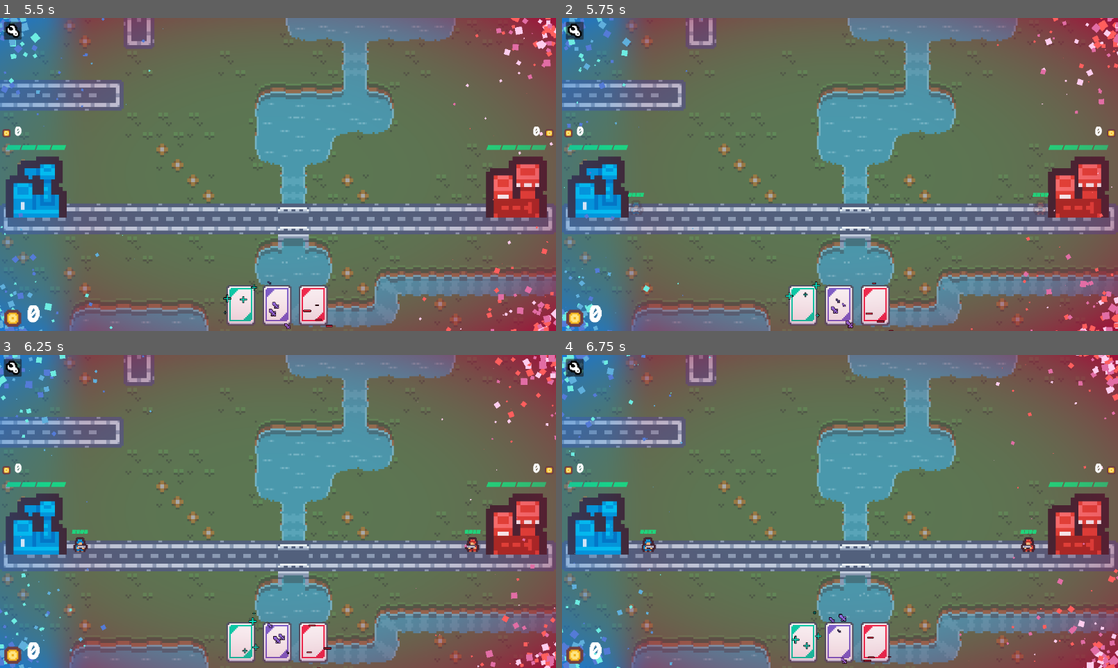
Above: before the commit, frames 1-4 (two rows, left to right).
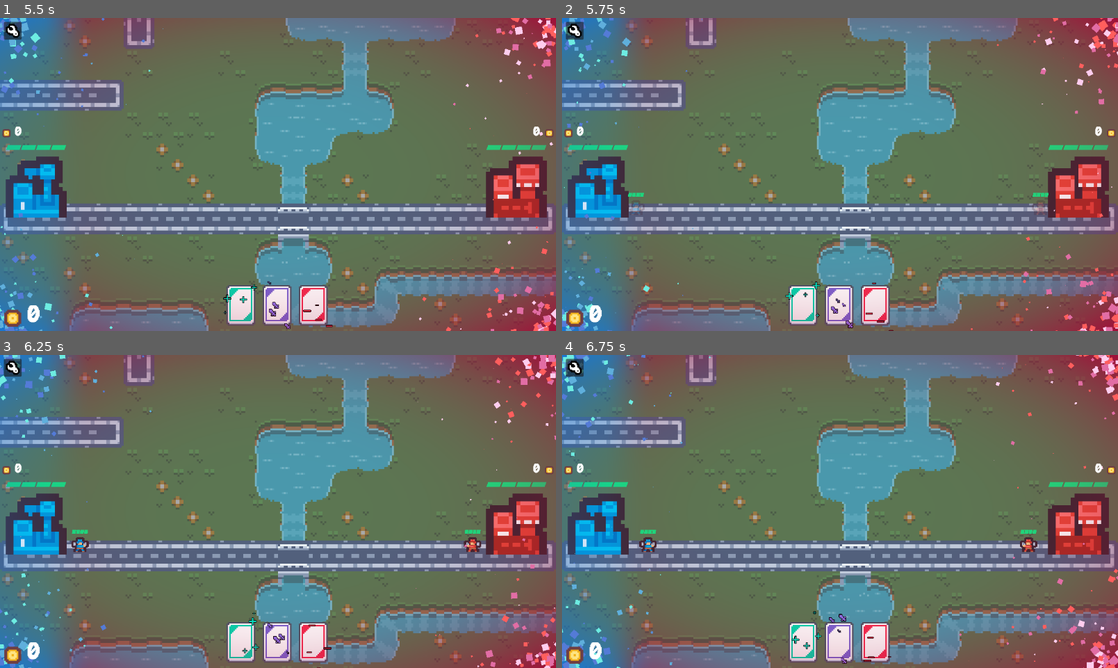
Above: after the commit, the same moments.

Repository: SpencerTWilson/WinterMelonJam
Game: Godot game, scene res://Scenes/Menus/single_player_title_screen.tscn
Same seed, same stepped clock (60 frames per second), same inputs: the game is played once before the commit and once after it.
Inputs (mouse positions are in pixels of both pictures, inside the frame that each line leads up to):
- Up to frame 1 (5.5 s): click "Start" at 0.5 s; drag from (261, 305) to (333, 105) at 1.27 s; drag from (261, 293) to (250, 237) at 2.02 s; move the mouse to (311, 299) at 2.77 s; click (311, 299) at 2.85 s; drag from (144, 133) to (278, 305) at 3.52 s; drag from (411, 133) to (311, 305) at 4.27 s; drag from (133, 318) to (194, 96) at 5.02 s
- Up to frame 2 (5.75 s): no input
- Up to frame 3 (6.25 s): move the mouse to (305, 511) at 5.77 s; click (305, 511) at 5.85 s
- Up to frame 4 (6.75 s): drag from (756, 433) to (728, 527) at 6.52 s

Frame 1 is identical in both runs. In frame 2, less than 0.1% of the frame differs, in the area x 12-88%, y 59-63%; in frame 3, 0.1%, in the area x 12-87%, y 59-64%; in frame 4, 0.1%.

Commit message:
ranged dudes

Diff:
--- a/Scenes/Game/Cards/card_slot_hand.gd
+++ b/Scenes/Game/Cards/card_slot_hand.gd
@@ -6,7 +6,7 @@
 	var card_spaced = (cards.find(card) - (cards.size() as float / 2) + 0.5) * hand_spacing
 	return global_position + Vector2(card_spaced, 0)
 
-func _select(card: Card, from_deck: bool = false):
+func _select(card: Card, _from_deck: bool = false):
 	if card.global_position.x < global_position.x:
 		cards.insert(0, card)
 	else:
--- a/Scenes/Game/Units/melee_soldier.gd
+++ b/Scenes/Game/Units/melee_soldier.gd
@@ -1,12 +1,17 @@
 extends Unit
 
 @export var attack_sounds: Array
-@export var death_sounds: Array
 
 var collider
 
 func _physics_process(delta: float) -> void:
-	super._physics_process(delta)
+	#movement
+	if !blue_team: movement.x = -movement_speed
+	else: movement.x = movement_speed
+	movement.x *= delta
+
+	#We save the collision into a var so any unit that needs that info can have it
+	collision = move_and_collide(movement)
 
 	if collision != null:
 		collider = collision.get_collider()
@@ -23,7 +28,3 @@
 				attack_timer.start()
 				if collider._damage(attack_dmg):
 					AudioManager._play_random_clip(attack_sounds, "SFX")
-
-func _on_death():
-	super._on_death()
-	AudioManager._play_random_clip(death_sounds, "SFX")
--- a/Scenes/Game/Units/melee_soldier.tscn
+++ b/Scenes/Game/Units/melee_soldier.tscn
@@ -2,16 +2,16 @@
 
 [ext_resource type="Script" path="res://Scenes/Game/Units/melee_soldier.gd" id="1_yur8y"]
 [ext_resource type="AudioStream" uid="uid://c3w4boppurjjp" path="res://Assets/Audio/SFX/Audio/footstep_carpet_000.ogg" id="2_lwqt2"]
-[ext_resource type="Texture2D" uid="uid://f2hk5jgaa7x6" path="res://Assets/Sprites/KennyBattleTiles/tile_0106.png" id="2_xxdtv"]
 [ext_resource type="Shader" path="res://Scenes/Game/Buildings/Bar.gdshader" id="3_aoyc3"]
 [ext_resource type="AudioStream" uid="uid://cdh7yxh20eslx" path="res://Assets/Audio/SFX/Audio/footstep_carpet_003.ogg" id="3_i2yjs"]
 [ext_resource type="AudioStream" uid="uid://bdg2018esrg62" path="res://Assets/Audio/SFX/Audio/footstep_carpet_004.ogg" id="4_ocule"]
 [ext_resource type="AudioStream" uid="uid://mwvkt77ngudq" path="res://Assets/Audio/SFX/Units/grunt1.ogg" id="5_32oi6"]
 [ext_resource type="AudioStream" uid="uid://c6lx77egcw5ho" path="res://Assets/Audio/SFX/Units/grunt2.ogg" id="6_kw75c"]
 [ext_resource type="AudioStream" uid="uid://bcrigci8sivtu" path="res://Assets/Audio/SFX/Units/grunt3.ogg" id="7_vgoik"]
+[ext_resource type="Texture2D" uid="uid://6o6i1g0hs4ts" path="res://Assets/Sprites/KennyBattleTiles/tile_0107.png" id="8_dtdvm"]
 [ext_resource type="Script" path="res://Scenes/Game/team_sprite.gd" id="9_8gqfb"]
-[ext_resource type="Texture2D" uid="uid://dm8ltoo2o3i3o" path="res://Assets/Sprites/KennyBattleTiles/tile_0142.png" id="10_djb6k"]
-[ext_resource type="Texture2D" uid="uid://bc3ntjou8hb8e" path="res://Assets/Sprites/KennyBattleTiles/tile_0160.png" id="11_oudfw"]
+[ext_resource type="Texture2D" uid="uid://cau3yixo0oc18" path="res://Assets/Sprites/KennyBattleTiles/tile_0143.png" id="10_72qmu"]
+[ext_resource type="Texture2D" uid="uid://b1fcjor51wlpx" path="res://Assets/Sprites/KennyBattleTiles/tile_0161.png" id="11_c5tdt"]
 [ext_resource type="PackedScene" uid="uid://ciuqyxwd65pp8" path="res://Scenes/Game/Cards/CardSlot.tscn" id="13_qroad"]
 [ext_resource type="Script" path="res://Scenes/Game/Units/card_effects_manager.gd" id="14_iwf72"]
 
@@ -66,10 +66,10 @@
 [node name="Sprite" type="Sprite2D" parent="."]
 position = Vector2(0, -17.33)
 scale = Vector2(2.25, 2.20875)
-texture = ExtResource("2_xxdtv")
+texture = ExtResource("8_dtdvm")
 script = ExtResource("9_8gqfb")
-blue_team_texture = ExtResource("10_djb6k")
-red_team_texture = ExtResource("11_oudfw")
+blue_team_texture = ExtResource("10_72qmu")
+red_team_texture = ExtResource("11_c5tdt")
 
 [node name="CollisionShape2D" type="CollisionShape2D" parent="."]
 position = Vector2(0, -17.33)
--- /dev/null
+++ b/Scenes/Game/Units/ranged_soldier.gd
@@ -0,0 +1,34 @@
+extends Unit
+
+@export var attack_sounds: Array
+
+var collider
+
+func _ready() -> void:
+	super._ready()
+	if !blue_team:
+		$RayCast2D.set_collision_mask_value(1, true)
+		$RayCast2D.set_collision_mask_value(2, false)
+
+func _physics_process(delta: float) -> void:
+	#movement
+	if !$RayCast2D.is_colliding():
+		if !blue_team: movement.x = -movement_speed
+		else: movement.x = movement_speed
+		movement.x *= delta
+		move_and_collide(movement)
+	else:
+		collider = $RayCast2D.get_collider()
+		#If we collided with an opposing team obj
+		if collider != null and collider is TeamObj: #and !dead:
+			if collider.blue_team != blue_team:
+				#make sure we haven't died too long ago A little leinency is here cause otherwise physics engine favors blue
+				if death_anim_timer != null:
+					if death_anim_timer.time_left <= 0.49:
+						return
+
+				#If our attack isn't on cooldown
+				if attack_timer.time_left == 0:
+					attack_timer.start()
+					if collider._damage(attack_dmg):
+						AudioManager._play_random_clip(attack_sounds, "SFX")
--- /dev/null
+++ b/Scenes/Game/Units/ranged_soldier.tscn
@@ -0,0 +1,99 @@
+[gd_scene load_steps=23 format=3 uid="uid://01ui26hch63g"]
+
+[ext_resource type="Script" path="res://Scenes/Game/Units/ranged_soldier.gd" id="1_tsvah"]
+[ext_resource type="AudioStream" uid="uid://p2b0gojb4iep" path="res://Assets/Audio/SFX/Audio/impactTin_medium_000.ogg" id="2_iia02"]
+[ext_resource type="AudioStream" uid="uid://dgfrarf4d1yt" path="res://Assets/Audio/SFX/Audio/impactTin_medium_002.ogg" id="3_lbwwh"]
+[ext_resource type="AudioStream" uid="uid://bn5isj4n3a3ux" path="res://Assets/Audio/SFX/Audio/impactTin_medium_004.ogg" id="4_svjbp"]
+[ext_resource type="AudioStream" uid="uid://mwvkt77ngudq" path="res://Assets/Audio/SFX/Units/grunt1.ogg" id="5_5nskl"]
+[ext_resource type="AudioStream" uid="uid://c6lx77egcw5ho" path="res://Assets/Audio/SFX/Units/grunt2.ogg" id="6_e66hu"]
+[ext_resource type="AudioStream" uid="uid://bcrigci8sivtu" path="res://Assets/Audio/SFX/Units/grunt3.ogg" id="7_3yym8"]
+[ext_resource type="Texture2D" uid="uid://f2hk5jgaa7x6" path="res://Assets/Sprites/KennyBattleTiles/tile_0106.png" id="8_y04vn"]
+[ext_resource type="Script" path="res://Scenes/Game/team_sprite.gd" id="9_g6api"]
+[ext_resource type="Texture2D" uid="uid://dm8ltoo2o3i3o" path="res://Assets/Sprites/KennyBattleTiles/tile_0142.png" id="10_fq51b"]
+[ext_resource type="Texture2D" uid="uid://bc3ntjou8hb8e" path="res://Assets/Sprites/KennyBattleTiles/tile_0160.png" id="11_tdmy4"]
+[ext_resource type="Shader" path="res://Scenes/Game/Buildings/Bar.gdshader" id="12_5bean"]
+[ext_resource type="PackedScene" uid="uid://ciuqyxwd65pp8" path="res://Scenes/Game/Cards/CardSlot.tscn" id="13_ncmo3"]
+[ext_resource type="Script" path="res://Scenes/Game/Units/card_effects_manager.gd" id="14_hmkrt"]
+
+[sub_resource type="RectangleShape2D" id="RectangleShape2D_tten6"]
+size = Vector2(24, 31.34)
+
+[sub_resource type="Gradient" id="Gradient_2avh1"]
+interpolation_mode = 1
+offsets = PackedFloat32Array(0, 0.286885, 0.762295)
+colors = PackedColorArray(0.78, 0.1716, 0.18174, 1, 0.172439, 0.516813, 0.223619, 1, 0.096285, 0.880259, 0.501142, 1)
+
+[sub_resource type="GradientTexture1D" id="GradientTexture1D_l0wu1"]
+gradient = SubResource("Gradient_2avh1")
+
+[sub_resource type="Gradient" id="Gradient_3horn"]
+colors = PackedColorArray(0, 0, 0, 0, 1, 1, 1, 0)
+
+[sub_resource type="GradientTexture1D" id="GradientTexture1D_s2oi2"]
+gradient = SubResource("Gradient_3horn")
+
+[sub_resource type="ShaderMaterial" id="ShaderMaterial_ykyns"]
+shader = ExtResource("12_5bean")
+shader_parameter/stepify = true
+shader_parameter/value = 1.0
+shader_parameter/count = 4
+shader_parameter/margin = Vector2(0.1, 0.1)
+shader_parameter/shear_angle = -0.043
+shader_parameter/use_value_gradient = true
+shader_parameter/invert = false
+shader_parameter/gradient_x = SubResource("GradientTexture1D_l0wu1")
+shader_parameter/gradient_y = SubResource("GradientTexture1D_s2oi2")
+
+[sub_resource type="Gradient" id="Gradient_7r6rg"]
+
+[sub_resource type="GradientTexture1D" id="GradientTexture1D_5o5jx"]
+gradient = SubResource("Gradient_7r6rg")
+
+[node name="RangedSoldier" type="CharacterBody2D" node_paths=PackedStringArray("attack_timer", "healthbar", "primary_sprite")]
+collision_mask = 2
+script = ExtResource("1_tsvah")
+attack_sounds = [ExtResource("2_iia02"), ExtResource("3_lbwwh"), ExtResource("4_svjbp")]
+attack_timer = NodePath("AttackTimer")
+attack_dmg = 1.0
+value = 1
+movement_speed = 35.0
+spawn_rate = 7.0
+death_sounds = [ExtResource("5_5nskl"), ExtResource("6_e66hu"), ExtResource("7_3yym8")]
+max_health = 8.0
+healthbar = NodePath("HealthBar")
+primary_sprite = NodePath("Sprite")
+
+[node name="Sprite" type="Sprite2D" parent="."]
+position = Vector2(0, -17.33)
+scale = Vector2(2.25, 2.20875)
+texture = ExtResource("8_y04vn")
+script = ExtResource("9_g6api")
+blue_team_texture = ExtResource("10_fq51b")
+red_team_texture = ExtResource("11_tdmy4")
+
+[node name="CollisionShape2D" type="CollisionShape2D" parent="."]
+position = Vector2(0, -17.33)
+shape = SubResource("RectangleShape2D_tten6")
+
+[node name="HealthBar" type="Sprite2D" parent="."]
+material = SubResource("ShaderMaterial_ykyns")
+position = Vector2(0, -44)
+scale = Vector2(0.132813, 8)
+texture = SubResource("GradientTexture1D_5o5jx")
+
+[node name="AttackTimer" type="Timer" parent="."]
+wait_time = 0.4
+one_shot = true
+autostart = true
+
+[node name="CardSlot" parent="." instance=ExtResource("13_ncmo3")]
+position = Vector2(0, -17)
+
+[node name="Card_Effects_Manager" type="Node" parent="." node_paths=PackedStringArray("card_slot", "unit")]
+script = ExtResource("14_hmkrt")
+card_slot = NodePath("../CardSlot")
+unit = NodePath("..")
+
+[node name="RayCast2D" type="RayCast2D" parent="."]
+position = Vector2(0, -17)
+target_position = Vector2(-100, 0)
--- a/Scenes/Game/Units/unit.gd
+++ b/Scenes/Game/Units/unit.gd
@@ -12,6 +12,8 @@
 
 @export var spawn_rate: float #Is period so number of seconds til a unit
 
+@export var death_sounds: Array
+
 func _ready() -> void:
 	super._ready()
 	modulate.a = 0
@@ -24,15 +26,6 @@
 		set_collision_mask_value(2, false)
 
 		primary_sprite.flip_h = true
-
-func _physics_process(delta: float) -> void:
-	#movement
-	if !blue_team: movement.x = -movement_speed
-	else: movement.x = movement_speed
-	movement.x *= delta
-
-	#We save the collision into a var so any unit that needs that info can have it
-	collision = move_and_collide(movement)
 
 var death_anim_timer: SceneTreeTimer = null
 @onready var spawn_anim_timer: SceneTreeTimer = get_tree().create_timer(0.5)
@@ -57,6 +50,7 @@
 	else: game_manager.blue_team_gold += value
 	game_manager.your_gold += value
 	#anim
+	AudioManager._play_random_clip(death_sounds, "SFX")
 	death_anim_timer = get_tree().create_timer(0.5)
 	death_anim_timer.timeout.connect(_remove_dead)
 
--- a/Scenes/Game/game_manager.gd
+++ b/Scenes/Game/game_manager.gd
@@ -11,6 +11,8 @@
 @export var gameover_display: Control
 
 @export var units: Array
+
+@export var ranged_cost: int
 
 var blue_team_gold: int = 0
 var red_team_gold: int = 0
@@ -28,3 +30,9 @@
 func _game_over():
 	#get_tree().paused = true #Commented out cause it's cooler to have stuff still happen in the back but if we experiance bugs uncomment
 	gameover_display.visible = true
+
+func _on_buy_tank_timer_timeout() -> void:
+	if blue_team_gold >= ranged_cost:
+		blue_team_spawn_manager.unlocked_units[units[1]] = null
+	if red_team_gold >= ranged_cost:
+		blue_team_spawn_manager.unlocked_units[units[1]] = null
--- a/Scenes/Game/main.tscn
+++ b/Scenes/Game/main.tscn
@@ -1,10 +1,11 @@
-[gd_scene load_steps=36 format=4 uid="uid://cum2qxysr7tp0"]
+[gd_scene load_steps=37 format=4 uid="uid://cum2qxysr7tp0"]
 
 [ext_resource type="PackedScene" uid="uid://j7g4fkbkniyr" path="res://Scenes/Game/Buildings/capital.tscn" id="1_11a02"]
 [ext_resource type="Texture2D" uid="uid://dim6rhb8jd803" path="res://Assets/Sprites/KennyBattleTiles/tilemap_packed.png" id="1_jc3p4"]
 [ext_resource type="PackedScene" uid="uid://462i3n4k2qm" path="res://Scenes/Game/Buildings/team_spawn_manager.tscn" id="2_2sdlk"]
 [ext_resource type="PackedScene" uid="uid://bg1qyotc43evj" path="res://Scenes/Game/Units/melee_soldier.tscn" id="2_5fy4v"]
 [ext_resource type="Script" path="res://Scenes/Game/game_manager.gd" id="3_0y2yv"]
+[ext_resource type="PackedScene" uid="uid://01ui26hch63g" path="res://Scenes/Game/Units/ranged_soldier.tscn" id="4_1jmwn"]
 [ext_resource type="PackedScene" uid="uid://ciuqyxwd65pp8" path="res://Scenes/Game/Cards/CardSlot.tscn" id="6_c06ec"]
 [ext_resource type="Theme" uid="uid://b4aavk7aafjd0" path="res://Assets/Themes/button_theme.tres" id="6_e7sx8"]
 [ext_resource type="Texture2D" uid="uid://bdre0bp6mefg4" path="res://Assets/Sprites/color_purple_empty.png" id="6_i6hs0"]
@@ -363,7 +364,8 @@
 red_gold_display = NodePath("CanvasLayer/CoinDisplays/RedCoins")
 your_gold_display = NodePath("CanvasLayer/YourCoins/YourCoins")
 gameover_display = NodePath("CanvasLayer/GameOverPanel")
-units = [ExtResource("2_5fy4v")]
+units = [ExtResource("2_5fy4v"), ExtResource("4_1jmwn")]
+ranged_cost = 15
 
 [node name="CanvasLayer" type="CanvasLayer" parent="GameManager"]
 
@@ -418,7 +420,7 @@
 [node name="BlueCoins" type="RichTextLabel" parent="GameManager/CanvasLayer/CoinDisplays"]
 layout_mode = 2
 size_flags_horizontal = 3
-theme_override_font_sizes/normal_font_size = 21
+theme_override_font_sizes/normal_font_size = 34
 bbcode_enabled = true
 fit_content = true
 script = ExtResource("6_txq1v")
@@ -427,7 +429,7 @@
 [node name="RedCoins" type="RichTextLabel" parent="GameManager/CanvasLayer/CoinDisplays"]
 layout_mode = 2
 size_flags_horizontal = 3
-theme_override_font_sizes/normal_font_size = 21
+theme_override_font_sizes/normal_font_size = 34
 bbcode_enabled = true
 fit_content = true
 script = ExtResource("6_txq1v")
@@ -457,7 +459,7 @@
 [node name="YourCoins" type="RichTextLabel" parent="GameManager/CanvasLayer/YourCoins"]
 layout_mode = 2
 size_flags_horizontal = 3
-theme_override_font_sizes/normal_font_size = 39
+theme_override_font_sizes/normal_font_size = 64
 bbcode_enabled = true
 fit_content = true
 script = ExtResource("6_txq1v")
@@ -488,7 +490,7 @@
 [node name="GameOverText" type="RichTextLabel" parent="GameManager/CanvasLayer/GameOverPanel/VBoxContainer"]
 layout_mode = 2
 theme = ExtResource("9_upmjw")
-theme_override_font_sizes/normal_font_size = 30
+theme_override_font_sizes/normal_font_size = 49
 bbcode_enabled = true
 text = "[shake rate=20.0 level=5 connected=1][color=darkred][center]Game Over[/center][/color][/shake]"
 fit_content = true
@@ -517,3 +519,9 @@
 script = ExtResource("14_fjmko")
 settings_scene_path = "res://Scenes/Menus/settings.tscn"
 canvas_layer = NodePath("..")
+
+[node name="BuyTankTimer" type="Timer" parent="GameManager"]
+wait_time = 4.0
+autostart = true
+
+[connection signal="timeout" from="GameManager/BuyTankTimer" to="GameManager" method="_on_buy_tank_timer_timeout"]
Not shown, changed: Addons/BetterRichTextLabels/better_rich_text_label.gd
Not shown: 1 places in Scenes/Game/Units/melee_soldier.tscn that only renumber resources
